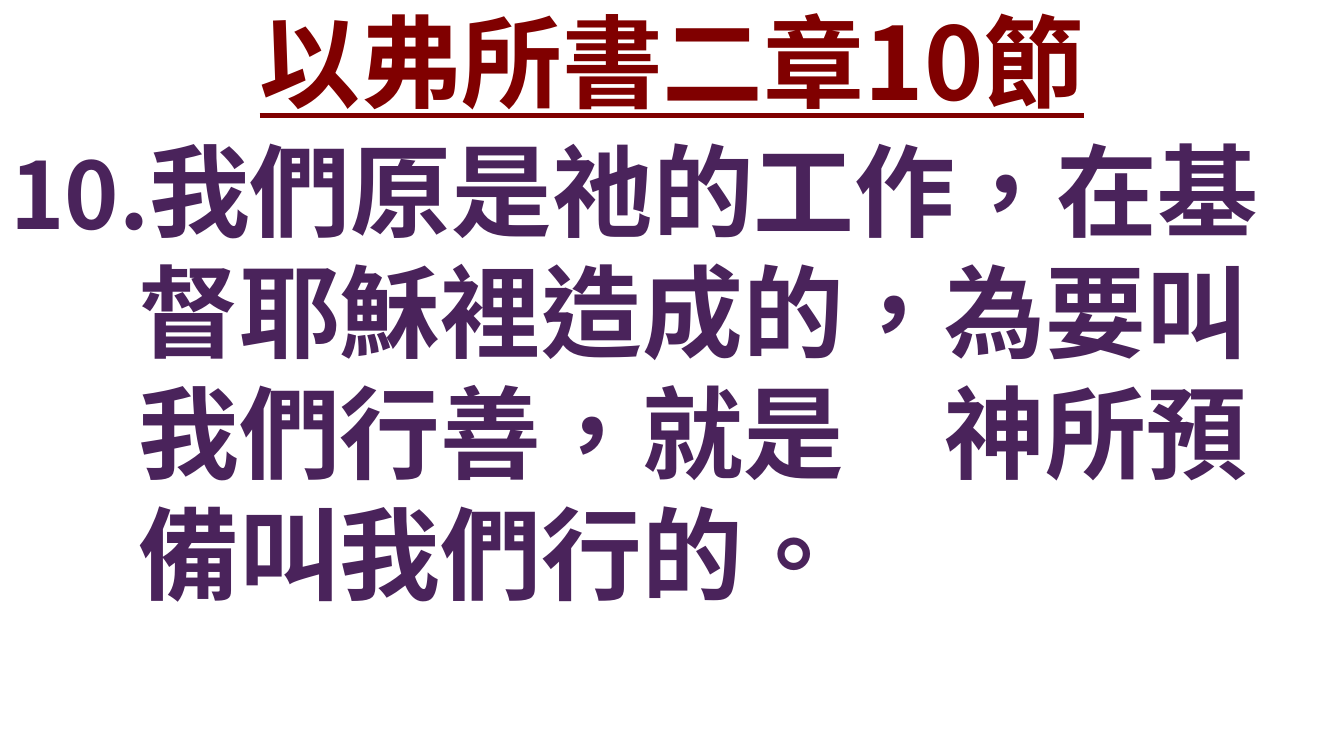
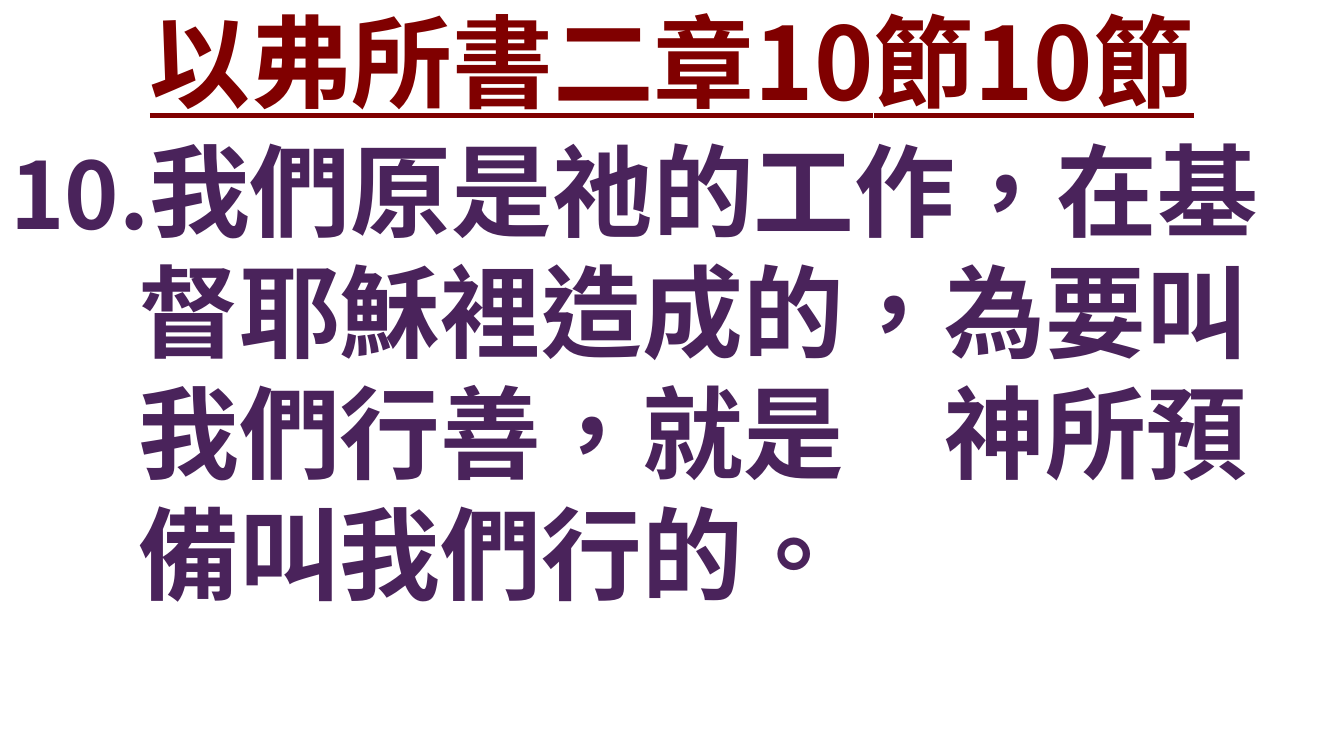
Before and after one commit to Rye-GT500/FaithSlide, a slide deck: slide 1 of test.pptx (slide 7 before the commit). Drawn at 1344x756 pixels with LibreOffice and Linux fonts; fonts in the diff are those of the drawing; background and template pictures are left out. Boxes give left, top, right and bottom in pixels: in the first picture for what was removed or moved away, otherwise in the second. Text is boxed around its words. In the diff, an @@ line names an element or a change of style, - is before the commit and + after.

```diff
--- a/test.pptx
+++ b/test.pptx
@@ title at [150, 13, 1194, 118]: text changed @@
-以弗所書二章10節
+以弗所書二章10節10節
```
Also in this commit, not shown: 3 other slides changed, 6 slides removed, 3 other files.
